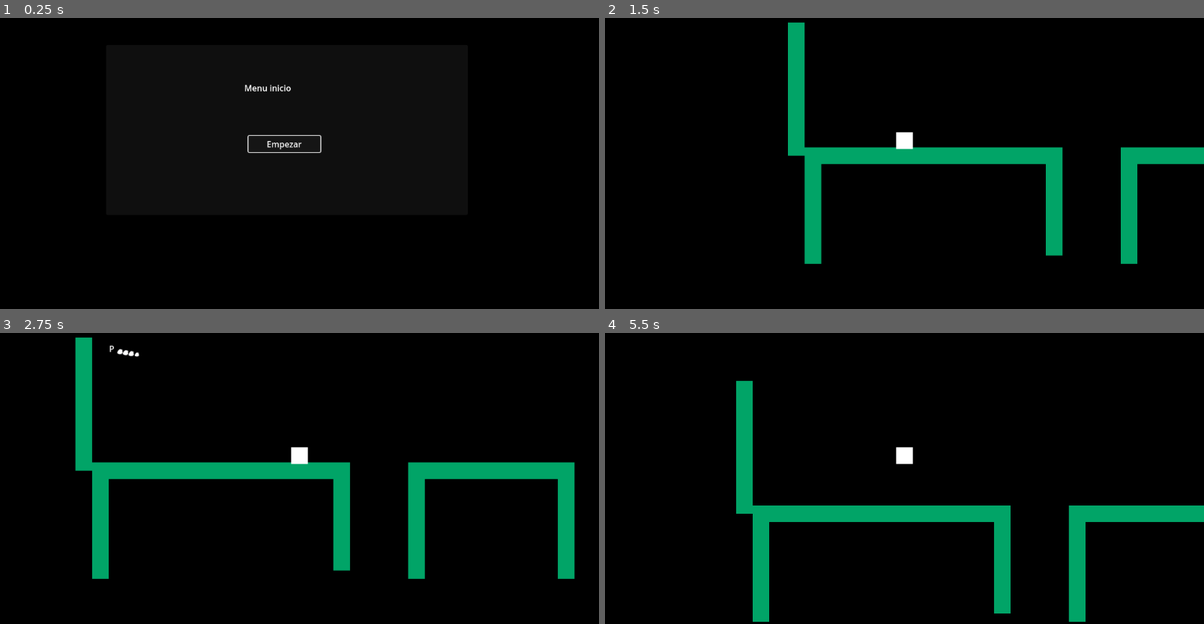
Above: before the commit, frames 1-4 (two rows, left to right).
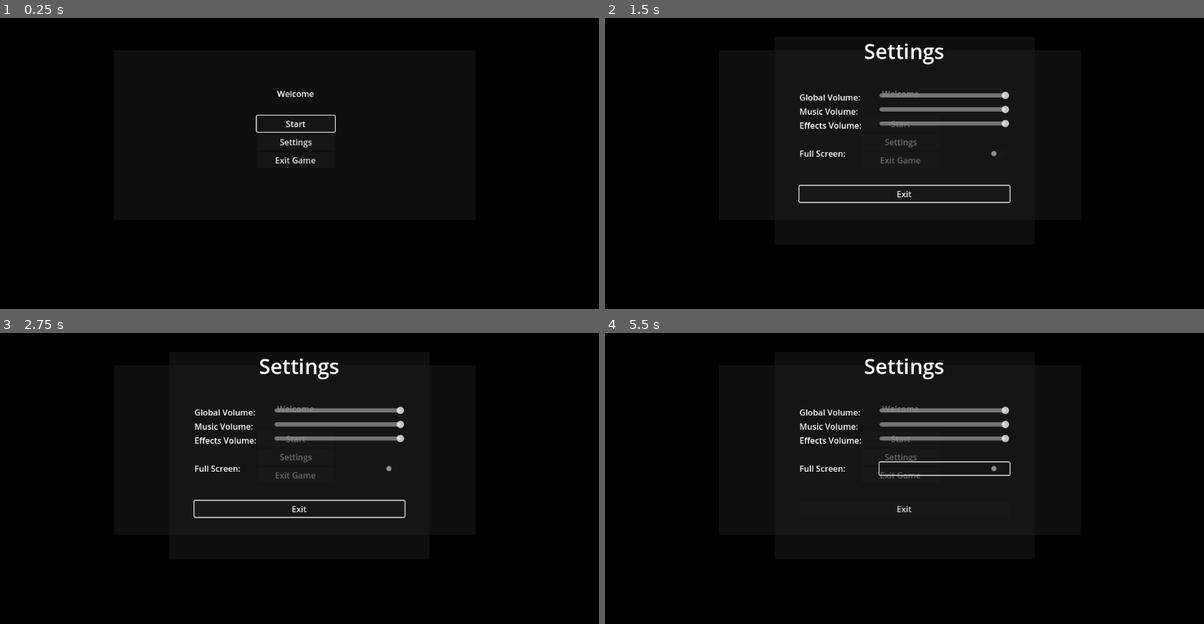
Above: after the commit, the same moments.

Repository: DEVizzent/mermelada-jam-2023
Game: Godot game, scene res://Inicio/StartMenu.tscn
Same seed, same stepped clock (60 frames per second), same inputs: the game is played once before the commit and once after it.
Inputs (mouse positions are in pixels of both pictures, inside the frame that each line leads up to):
- Up to frame 1 (0.25 s): no input
- Up to frame 2 (1.5 s): click (898, 143) at 0.5 s, where only the run after the commit has a clickable "Settings"; move the mouse to (1036, 122) at 1.27 s; hold Right (ui_right) from 1.28 s (still down); click (1036, 122) at 1.42 s
- Up to frame 3 (2.75 s): release Right (ui_right) at 2 s; drag from (179, 472) to (293, 362) at 2.02 s
- Up to frame 4 (5.5 s): click (946, 469) at 2.77 s; tap Enter (ui_accept) at 3.5, 5, 5.27 s; move the mouse to (964, 382) at 3.52 s; hold Left (ui_left) 3.53-4.25 s; drag from (874, 522) to (724, 405) at 4.27 s; move the mouse to (1084, 504) at 5.02 s; hold Right (ui_right) from 5.03 s (still down)

The runs differ from the first frame. In frame 1, 0.8% of the frame differs, in the area x 40-57%, y 22-50%; in frame 2, 9.9%; in frame 3, 12%, in the area x 12-96%, y 1-85%; in frame 4, 10%.

Commit message:
Integrar settings en menu de inicio y agregar boton de cierre

Diff:
--- a/Inicio/StartMenu.gd
+++ b/Inicio/StartMenu.gd
@@ -1,4 +1,17 @@
 extends Node2D
 
 func _ready():
-	$Panel/StartButton.grab_focus()
+	$Panel/CenterContainer/VBoxContainer/StartButton.grab_focus()
+
+func _on_settings_settings_closed():
+	$Panel/CenterContainer/VBoxContainer/SettingsButton.grab_focus()
+
+func _on_settings_button_pressed():
+	var menu_event = InputEventAction.new()
+	menu_event.action = "ui_menu"
+	menu_event.pressed = true
+	Input.parse_input_event(menu_event)
+
+
+func _on_exit_button_pressed():
+	get_tree().quit()
--- a/Inicio/StartMenu.tscn
+++ b/Inicio/StartMenu.tscn
@@ -1,32 +1,61 @@
-[gd_scene load_steps=4 format=3 uid="uid://xviyat66ggib"]
+[gd_scene load_steps=5 format=3 uid="uid://xviyat66ggib"]
 
 [ext_resource type="Script" path="res://Inicio/StartMenu.gd" id="1_keq2j"]
 [ext_resource type="Script" path="res://Inicio/ButtonJumpScene.gd" id="1_wqmyn"]
+[ext_resource type="PackedScene" uid="uid://cl4ayh8478a6v" path="res://Settings/Settings.tscn" id="2_4tn62"]
 [ext_resource type="PackedScene" uid="uid://ch4qu2cv74nik" path="res://Levels/Level1/Level1.tscn" id="2_26uak"]
 
 [node name="StartMenu" type="Node2D"]
 script = ExtResource("1_keq2j")
 
+[node name="Settings" parent="." instance=ExtResource("2_4tn62")]
+
 [node name="Panel" type="Panel" parent="."]
-offset_left = 204.0
-offset_top = 140.0
-offset_right = 900.0
-offset_bottom = 467.0
+anchors_preset = 8
+anchor_left = 0.5
+anchor_top = 0.5
+anchor_right = 0.5
+anchor_bottom = 0.5
+offset_left = 219.0
+offset_top = 150.0
+offset_right = 915.0
+offset_bottom = 477.0
+grow_horizontal = 2
+grow_vertical = 2
 
-[node name="Label" type="Label" parent="Panel"]
+[node name="CenterContainer" type="CenterContainer" parent="Panel"]
 layout_mode = 0
-offset_left = 266.0
-offset_top = 71.0
-offset_right = 424.0
-offset_bottom = 97.0
-text = "Menu inicio"
+offset_right = 700.0
+offset_bottom = 300.0
 
-[node name="StartButton" type="Button" parent="Panel"]
-layout_mode = 0
-offset_left = 274.0
-offset_top = 175.0
-offset_right = 412.0
-offset_bottom = 206.0
-text = "Empezar"
+[node name="VBoxContainer" type="VBoxContainer" parent="Panel/CenterContainer"]
+layout_mode = 2
+
+[node name="Label" type="Label" parent="Panel/CenterContainer/VBoxContainer"]
+layout_mode = 2
+text = "Welcome"
+horizontal_alignment = 1
+
+[node name="Label2" type="Label" parent="Panel/CenterContainer/VBoxContainer"]
+layout_mode = 2
+
+[node name="StartButton" type="Button" parent="Panel/CenterContainer/VBoxContainer"]
+custom_minimum_size = Vector2(150, 0)
+layout_mode = 2
+text = "Start"
 script = ExtResource("1_wqmyn")
 nextScene = ExtResource("2_26uak")
+
+[node name="SettingsButton" type="Button" parent="Panel/CenterContainer/VBoxContainer"]
+layout_mode = 2
+text = "Settings"
+
+[node name="ExitButton" type="Button" parent="Panel/CenterContainer/VBoxContainer"]
+custom_minimum_size = Vector2(150, 0)
+layout_mode = 2
+text = "Exit Game"
+
+[connection signal="settingsClosed" from="Settings" to="." method="_on_settings_settings_closed"]
+[connection signal="pressed" from="Panel/CenterContainer/VBoxContainer/SettingsButton" to="." method="_on_settings_button_pressed"]
+[connection signal="pressed" from="Panel/CenterContainer/VBoxContainer/SettingsButton" to="Panel/CenterContainer/VBoxContainer/SettingsButton" method="_on_pressed"]
+[connection signal="pressed" from="Panel/CenterContainer/VBoxContainer/ExitButton" to="." method="_on_exit_button_pressed"]
